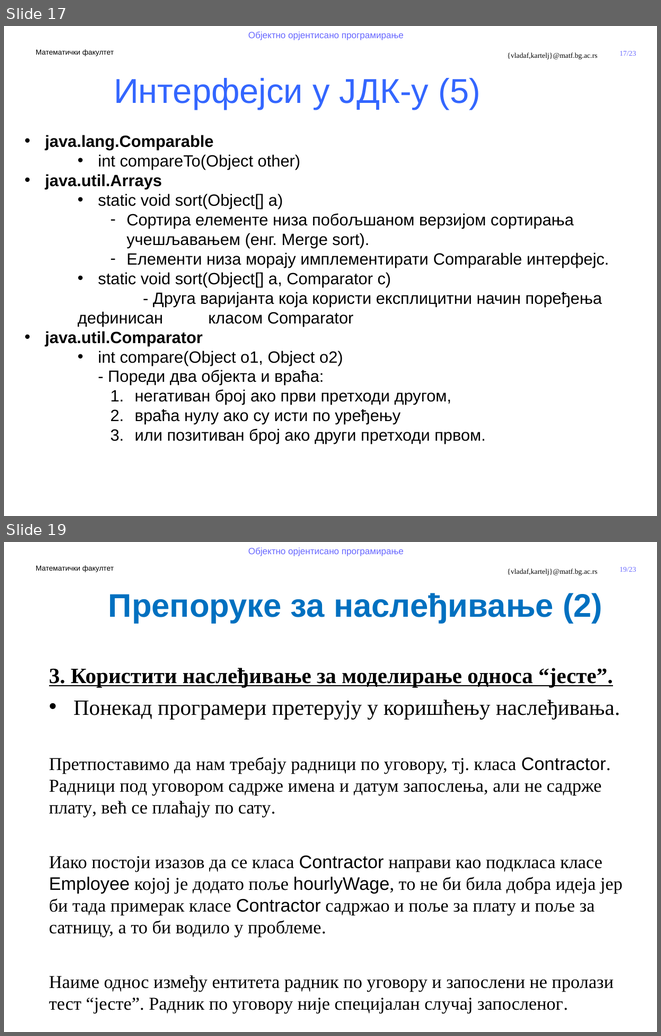
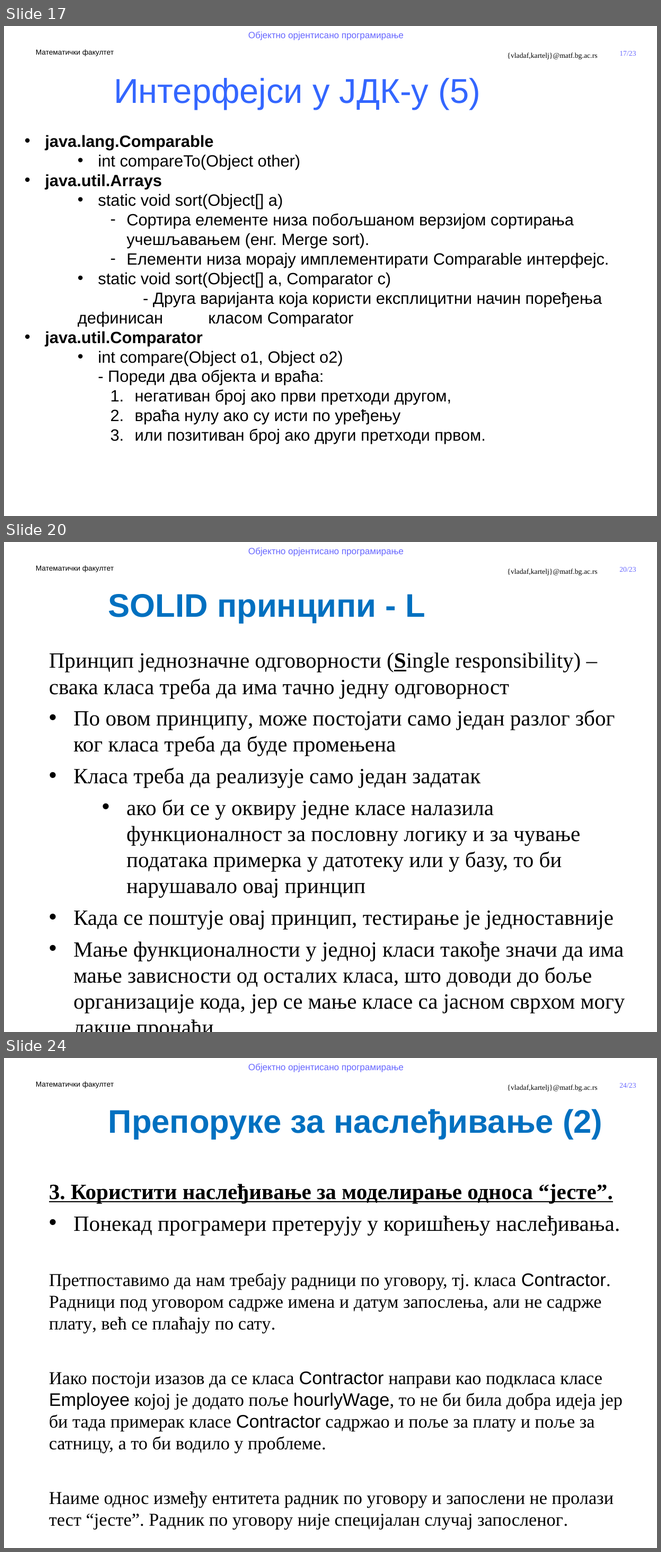
Before and after one commit to MatfOOP/OOP, a slide deck: predavanja/prezentacije/OOP11-Apstraktne klase i interfejsi.pptx. Shown one above the other, each under a label of ours: slides 17 and 19 before the commit, slides 17, 20 and 24 after it; the slides between them are not shown. The pictures are 661x1036 and 661x1552 pixels, drawn with LibreOffice and Linux fonts; fonts in the diff are those of the drawing; background and template pictures are left out. Boxes give left, top, right and bottom in pixels: in the first picture for what was removed or moved away, otherwise in the second. Text is boxed around its words. In the diff, an @@ line names an element or a change of style, - is before the commit and + after.

```diff
--- a/predavanja/prezentacije/OOP11-Apstraktne klase i interfejsi.pptx
+++ b/predavanja/prezentacije/OOP11-Apstraktne klase i interfejsi.pptx
@@ slide 20 added at [4,542,657,1032], background #FFFFFF; not listed: 5 template elements that a slide beside it also shows @@
@@ text added at [108,594,426,623], 36 pt, text #0070C0, bold @@
+SOLID принципи - L
@@ text added at [49,652,625,1013], 24 pt, text #000000 @@
+Принцип једнозначне одговорности (Single responsibility) – свака класа треба да има тачно једну одговорност
+• По овом принципу, може постојати само један разлог због ког класа треба да буде промењена
+• Класа треба да реализује само један задатак
+  • ако би се у оквиру једне класе налазила функционалност за пословну логику и за чување података примерка у датотеку или у базу, то би нарушавало овај принцип
+• Када се поштује овај принцип, тестирање је једноставније
+• Мање функционалности у једној класи такође значи да има мање зависности од осталих класа, што доводи до боље организације кода, јер се мање класе са јасном сврхом могу лакше пронаћи
@@ what was slide 19 is now slide 24 @@
@@ page number at [619,1083,636,1088]: text changed @@
-19/23
+24/23
```
Also in this commit, not shown: 2 slides changed, 3 other slides added, 6 other files.
